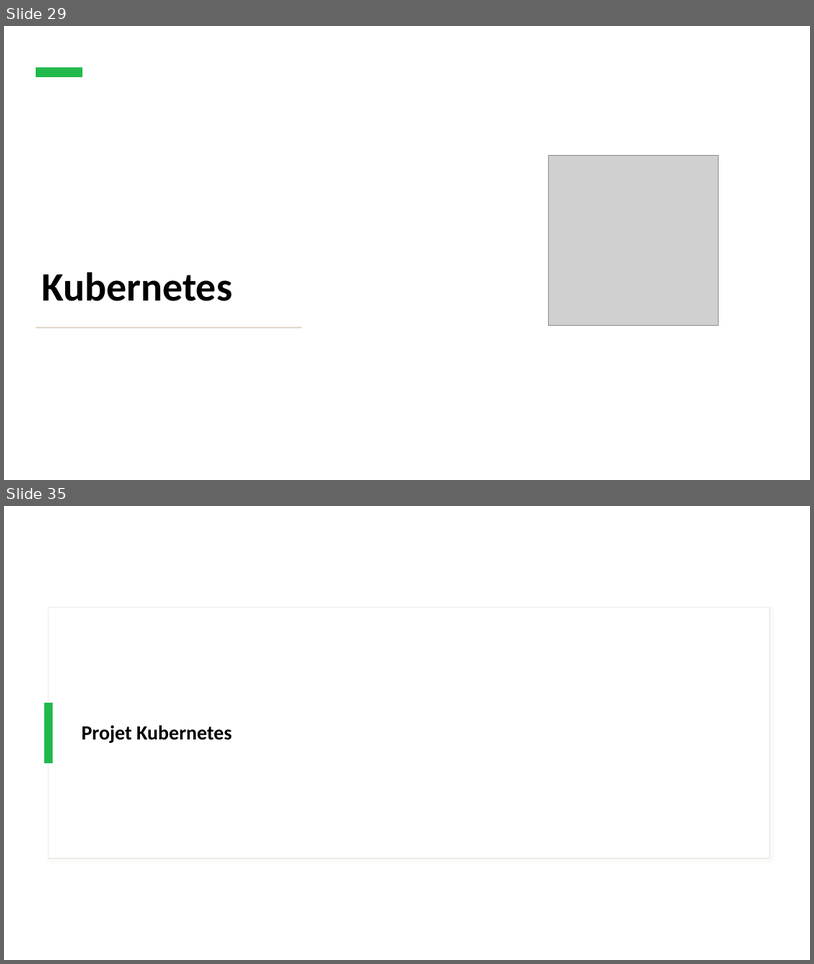
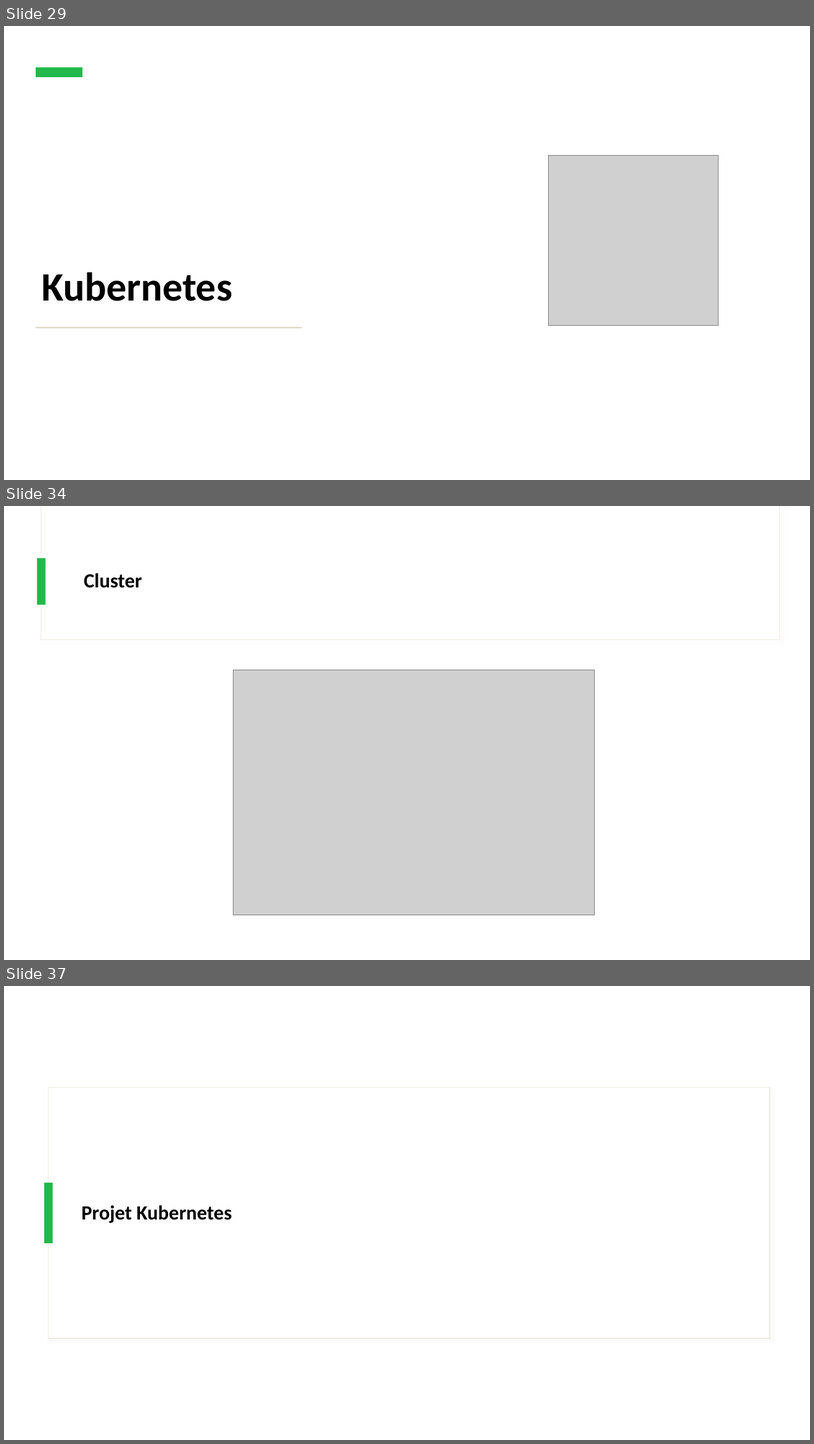
Before and after one commit to IPSSIASIDEV2/Jedy-DockerKubernetes-Formation, a slide deck: Cours/Cours.pptx. Shown one above the other, each under a label of ours: slides 29 and 35 before the commit, slides 29, 34 and 37 after it; the slides between them are not shown. The pictures are 814x964 and 814x1444 pixels, drawn with LibreOffice and Linux fonts; fonts in the diff are those of the drawing; grey boxes stand for pictures. Boxes give left, top, right and bottom in pixels: in the first picture for what was removed or moved away, otherwise in the second. Text is boxed around its words. In the diff, an @@ line names an element or a change of style, - is before the commit and + after.

```diff
--- a/Cours/Cours.pptx
+++ b/Cours/Cours.pptx
@@ slide 34 added at [4, 506, 810, 960], background #FFFFFF @@
@@ rectangle added at [41, 506, 779, 640], fill #FFFFFF, outline #F0ECE5 0.75 pt @@
@@ rectangle added at [41, 506, 779, 639], fill #FFFFFF @@
@@ rectangle added at [37, 558, 46, 605], fill #21B94B @@
@@ title added at [84, 573, 142, 588], 24 pt, text #000000, bold @@
+Cluster
@@ picture added at [233, 670, 594, 914] @@
@@ what was slide 35 is now slide 37 @@
```
Also in this commit, not shown: 1 slide changed, 5 other slides added, 4 slides removed, 8 other files.
